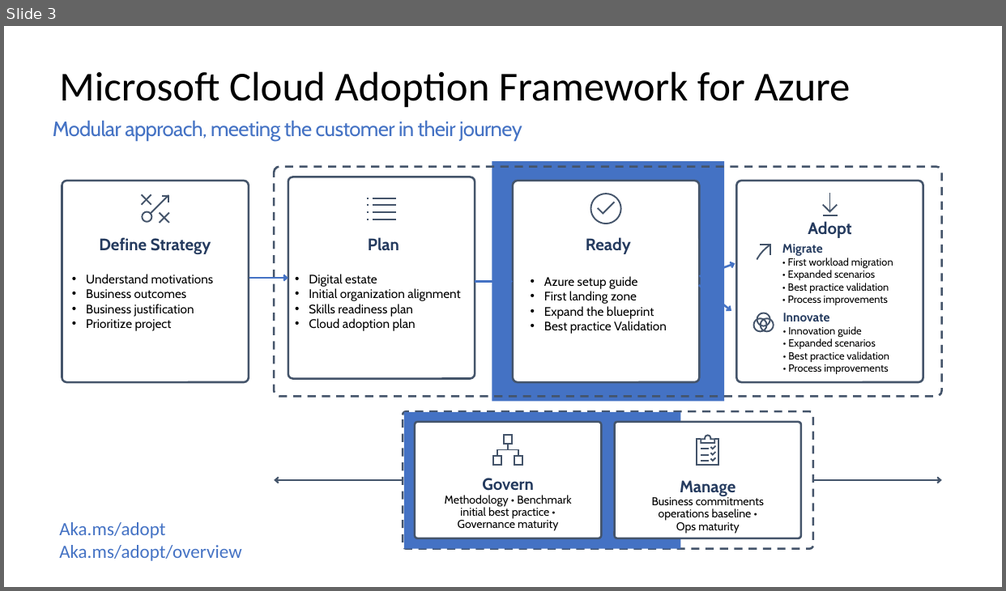
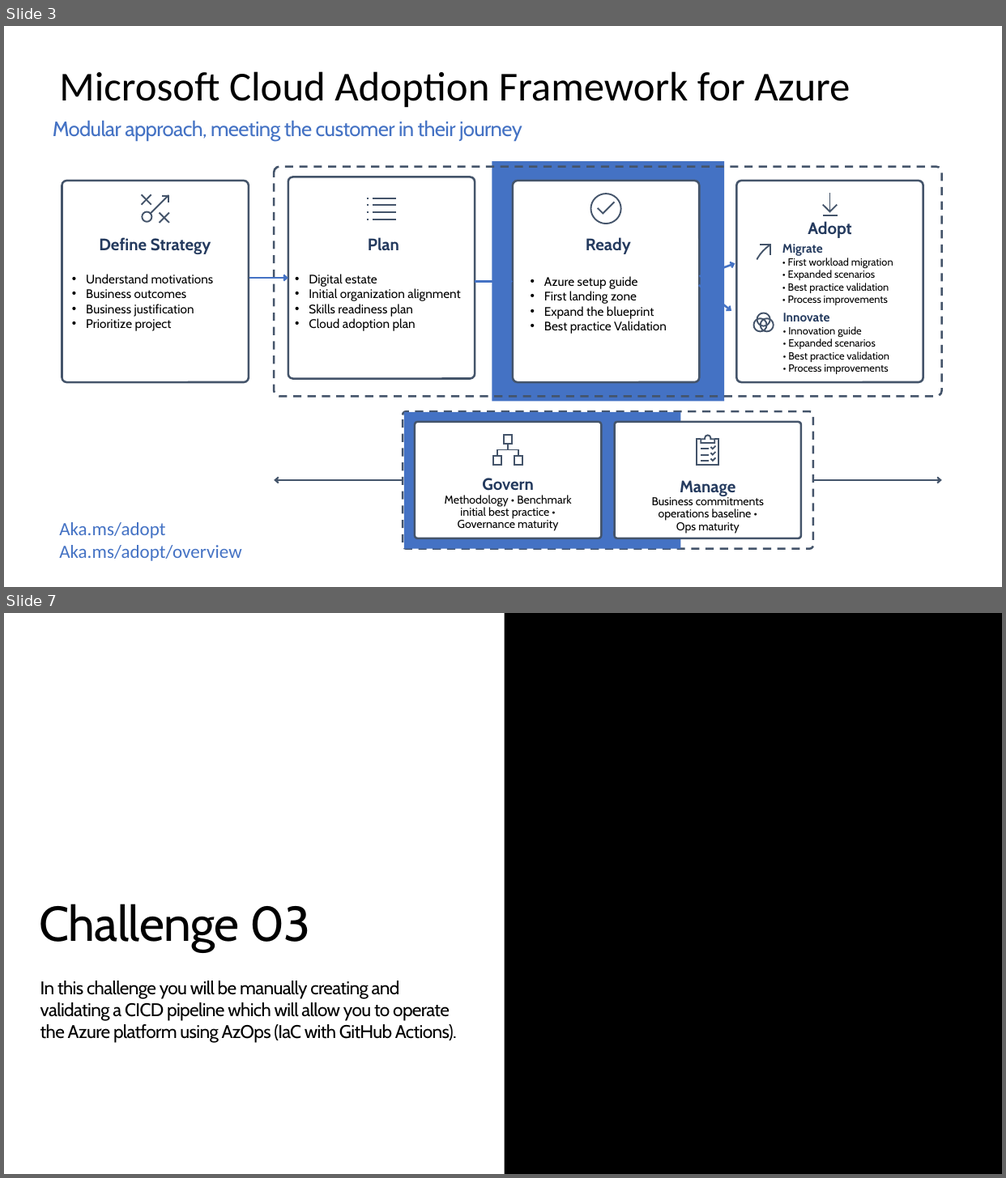
Before and after one commit to jonathan-vella/what-the-caf, a slide deck: learning_path_modules/04_ALZ_Accelerator/00_ALZ_Accelerator_Agenda.pptx. Shown one above the other, each under a label of ours: slide 3 before the commit, slides 3 and 7 after it; the slides between them are not shown. The pictures are 1006x591 and 1006x1178 pixels, drawn with LibreOffice and Linux fonts; fonts in the diff are those of the drawing; background and template pictures are left out. Boxes give left, top, right and bottom in pixels: in the first picture for what was removed or moved away, otherwise in the second. Text is boxed around its words. In the diff, an @@ line names an element or a change of style, - is before the commit and + after.

```diff
--- a/learning_path_modules/04_ALZ_Accelerator/00_ALZ_Accelerator_Agenda.pptx
+++ b/learning_path_modules/04_ALZ_Accelerator/00_ALZ_Accelerator_Agenda.pptx
@@ slide 7 added at <box>4,613,1002,1174</box>, background #FFFFFF @@
@@ rectangle added at <box>505,613,1002,1174</box>, fill #000000 @@
@@ title added at <box>39,904,310,952</box>, 48 pt, text #000000 @@
+Challenge 03
@@ text added at <box>40,981,457,1043</box>, 18 pt, text #000000 @@
+In this challenge you will be manually creating and validating a CICD pipeline which will allow you to operate the Azure platform using AzOps (IaC with GitHub Actions).
```
Also in this commit, not shown: 5 slides changed, 3 other slides added, 2 slides removed, 8 other files.
